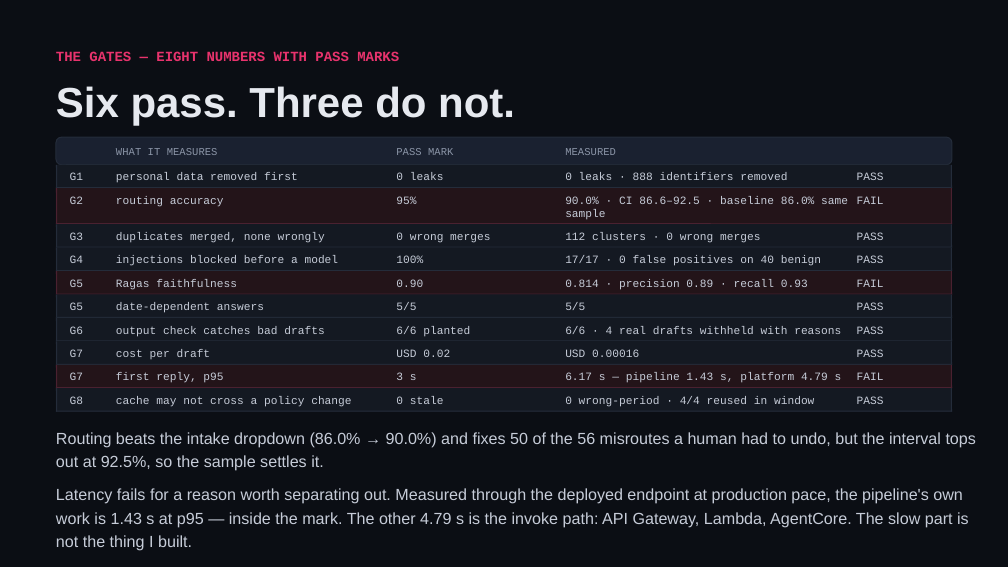
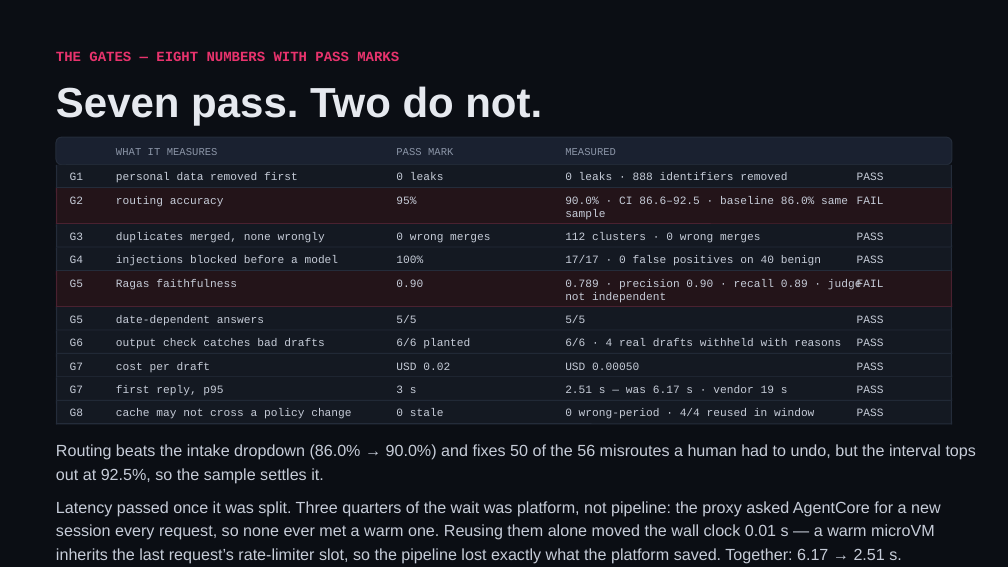
Before and after one commit to shivam-25/ramco-payce-pilot, a slide deck: slide 6 of docs/ramco-payce-pilot.pptx. Drawn at 1008x567 pixels with LibreOffice and Linux fonts; fonts in the diff are those of the drawing. Boxes give left, top, right and bottom in pixels: in the first picture for what was removed or moved away, otherwise in the second. Text is boxed around its words. In the diff, an @@ line names an element or a change of style, - is before the commit and + after.

```diff
--- a/docs/ramco-payce-pilot.pptx
+++ b/docs/ramco-payce-pilot.pptx
@@ text at bbox=[56, 86, 542, 126]: text changed @@
-Six pass. Three do not.
+Seven pass. Two do not.
@@ rectangle: place and size @@
-rectangle at bbox=[56, 271, 953, 294]
+rectangle at bbox=[56, 271, 953, 307]
@@ line moved from (56, 271) - (56, 294) to (56, 271) - (56, 307) @@
@@ text at bbox=[565, 279, 862, 303]: text changed @@
-0.814 · precision 0.89 · recall 0.93
+0.789 · precision 0.90 · recall 0.89 · judge not independent
@@ line moved from (952, 271) - (952, 294) to (952, 271) - (952, 307) @@
@@ 8 texts, 8 lines, 2 rectangles: place and size @@
-8 texts, 8 lines, 2 rectangles at bbox=[56, 294, 976, 471]
+8 texts, 8 lines, 2 rectangles at bbox=[56, 306, 976, 484]
@@ 15 texts, 6 lines, 3 rectangles: place and size @@
-15 texts, 6 lines, 3 rectangles at bbox=[56, 294, 953, 411]
+15 texts, 6 lines, 3 rectangles at bbox=[56, 307, 953, 424]
@@ rectangle at bbox=[56, 377, 953, 400]: fill #231419 to #141922 @@
@@ line (56, 377) - (56, 401): stroke #4A2130 0.75 pt to #242C3A 0.75 pt @@
@@ text at bbox=[565, 362, 639, 370]: text changed @@
-USD 0.00016
+USD 0.00050
@@ text at bbox=[565, 385, 788, 393]: text changed @@
-6.17 s — pipeline 1.43 s, platform 4.79 s
+2.51 s — was 6.17 s · vendor 19 s
@@ text at bbox=[857, 385, 884, 393]: text changed @@
-FAIL
+PASS
@@ line (952, 377) - (952, 401): stroke #4A2130 0.75 pt to #242C3A 0.75 pt @@
@@ line (56, 400) - (952, 400): stroke #4A2130 0.75 pt to #242C3A 0.75 pt @@
@@ text at bbox=[56, 501, 941, 564]: text changed @@
-Latency fails for a reason worth separating out. Measured through the deployed endpoint at production pace, the pipeline's own work is 1.43 s at p95 — inside the mark. The other 4.79 s is the invoke path: API Gateway, Lambda, AgentCore. The slow part is not the thing I built.
+Latency passed once it was split. Three quarters of the wait was platform, not pipeline: the proxy asked AgentCore for a new session every request, so none ever met a warm one. Reusing them alone moved the wall clock 0.01 s — a warm microVM inherits the last request’s rate-limiter slot, so the pipeline lost exactly what the platform saved. Together: 6.17 → 2.51 s.
```
Also in this commit, not shown: 4 other slides changed, 1 slide added.
